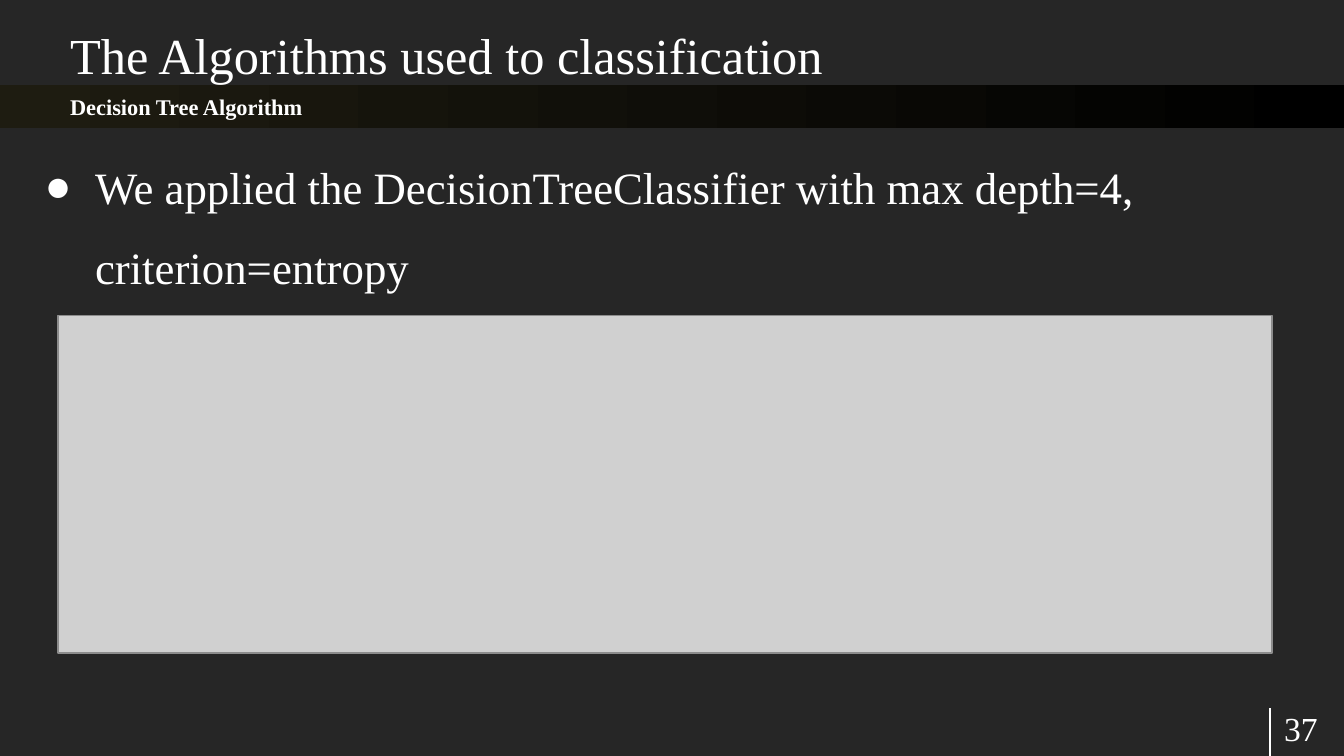
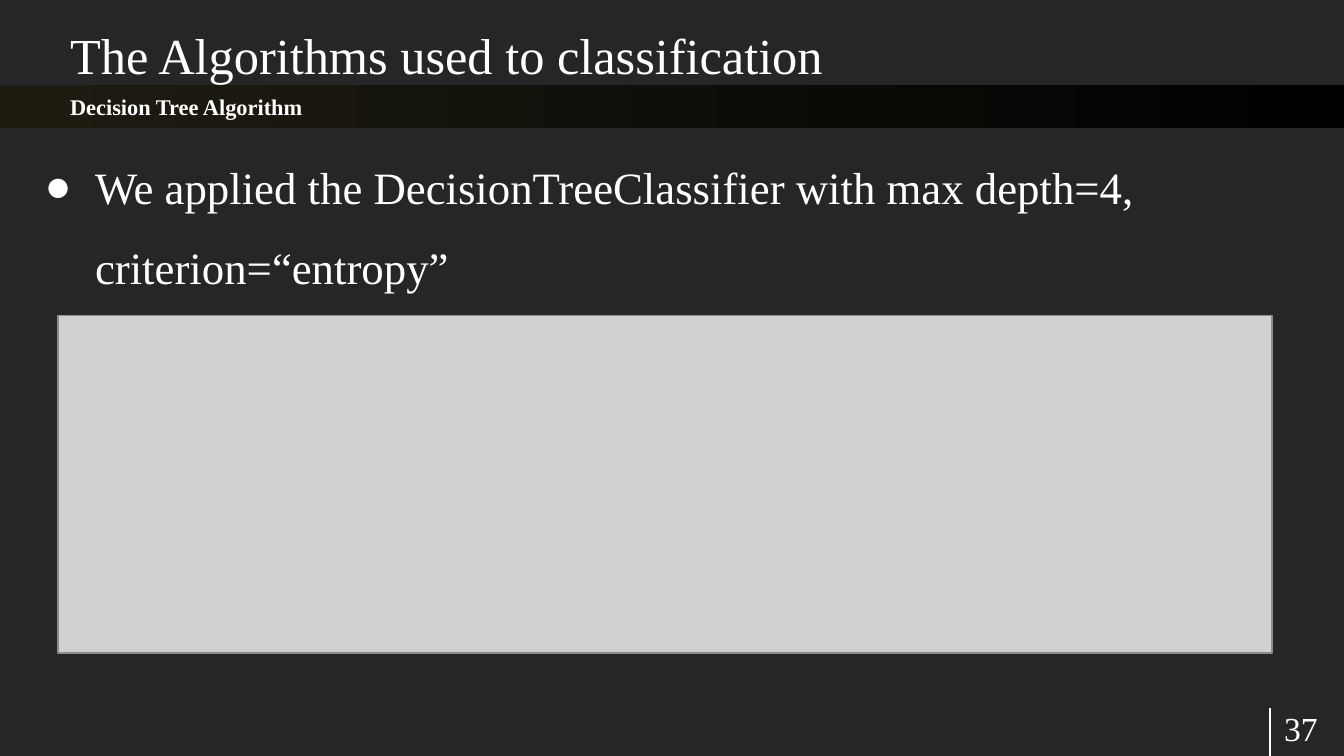
Before and after one commit to sherifRoshdy/Machine-learning-project, a slide deck: slide 37 of Presentation/final ml.pptx. Drawn at 1344x756 pixels with LibreOffice and Linux fonts; fonts in the diff are those of the drawing; grey boxes stand for pictures. Boxes give left, top, right and bottom in pixels: in the first picture for what was removed or moved away, otherwise in the second. Text is boxed around its words. In the diff, an @@ line names an element or a change of style, - is before the commit and + after.

Commit message:
final pptx

```diff
--- a/Presentation/final ml.pptx
+++ b/Presentation/final ml.pptx
@@ text at <box>95,172,1133,294</box>: text changed @@
-● We applied the DecisionTreeClassifier with max depth=4, criterion=entropy
+● We applied the DecisionTreeClassifier with max depth=4, criterion=“entropy”
```
Also in this commit, not shown: 1 other slide changed.
